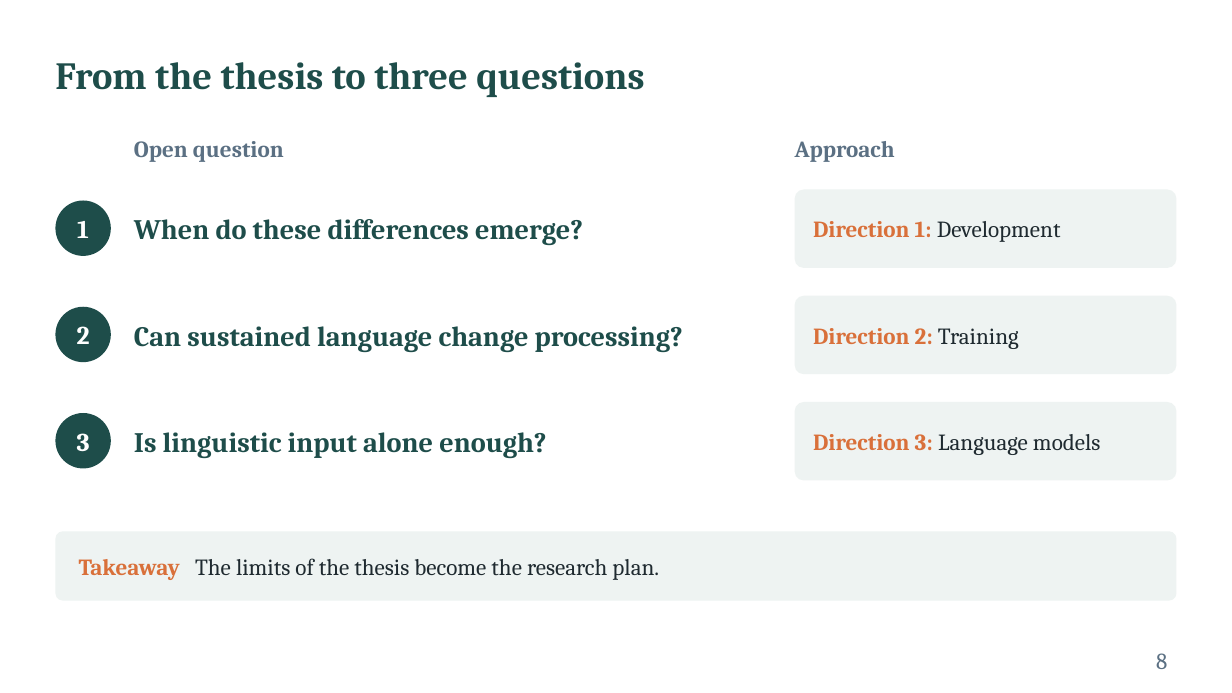
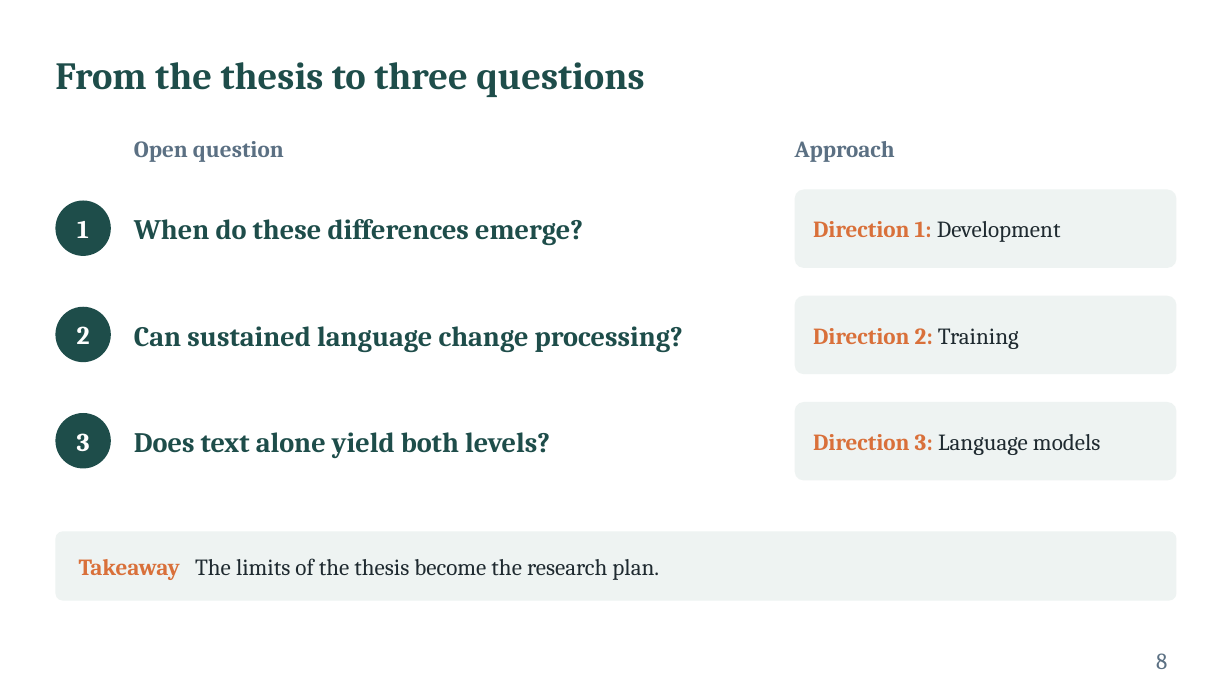
Before and after one commit to xtaoliu/claude, a slide deck: slide 8 of Liu_postdoc_interview_talk.pptx. Drawn at 1232x693 pixels with LibreOffice and Linux fonts; fonts in the diff are those of the drawing. Boxes give left, top, right and bottom in pixels: in the first picture for what was removed or moved away, otherwise in the second. Text is boxed around its words. In the diff, an @@ line names an element or a change of style, - is before the commit and + after.

```diff
--- a/Liu_postdoc_interview_talk.pptx
+++ b/Liu_postdoc_interview_talk.pptx
@@ text at (x1=134, y1=432, x2=550, y2=458): text changed @@
-Is linguistic input alone enough?
+Does text alone yield both levels?
```
Also in this commit, not shown: 2 other slides changed, 1 slide added, 1 slide removed, 1 other file.
